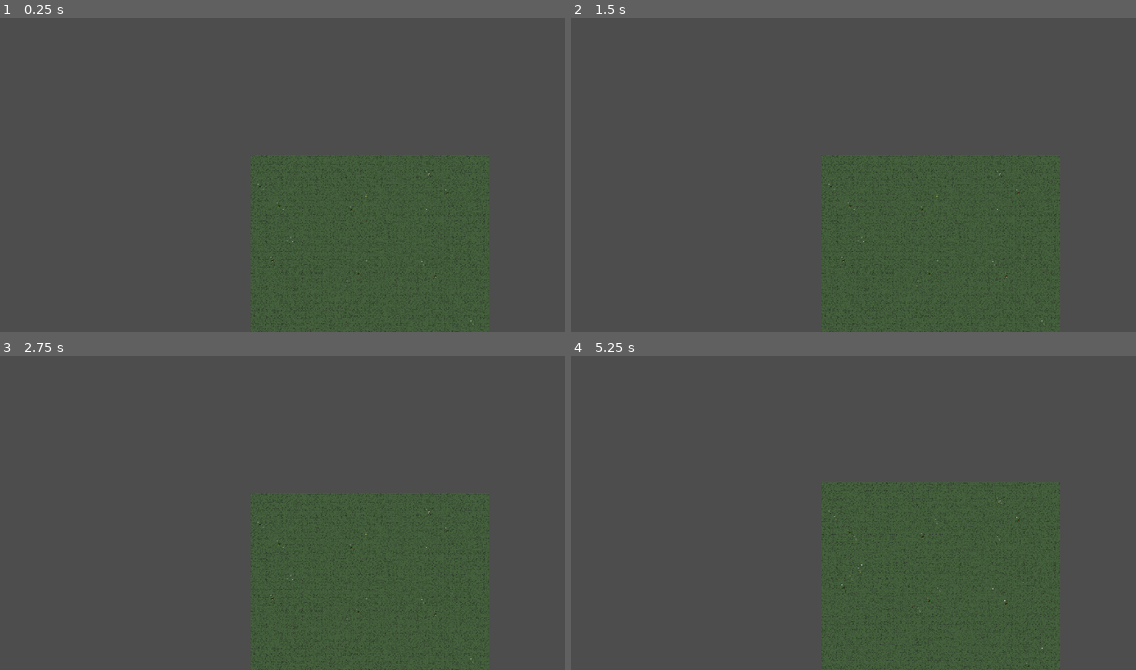
Above: before the commit, frames 1-4 (two rows, left to right).
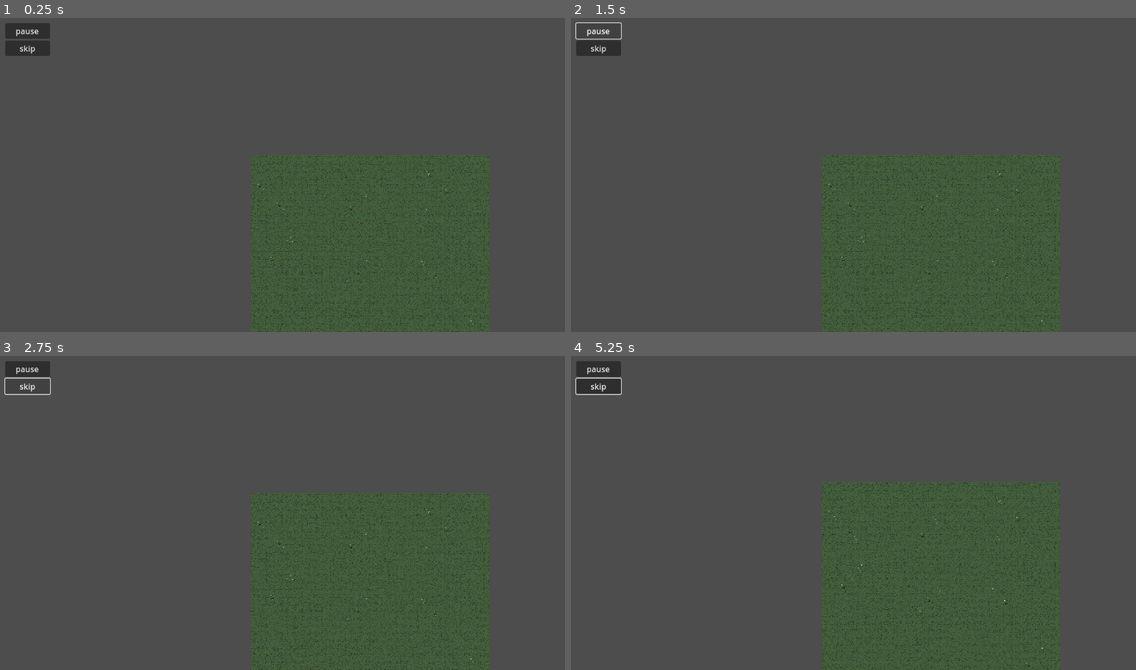
Above: after the commit, the same moments.

Repository: lewis785/ludum-dare-53
Game: Godot game, scene res://scenes/main.tscn
The game is run twice, just before and just after one commit, with the same random seed, the same clock (stepped at 60 frames per second) and the same inputs.
Inputs (mouse positions are in pixels of both pictures, inside the frame that each line leads up to):
- Up to frame 1 (0.25 s): no input
- Up to frame 2 (1.5 s): click (599, 30) at 0.5 s, where only the run after the commit has a clickable "pause"; click (599, 30) at 1.25 s, where only the run after the commit has a clickable "paused"
- Up to frame 3 (2.75 s): click (28, 387) at 2 s, where only the run after the commit has a clickable "skip"
- Up to frame 4 (5.25 s): click (599, 387) at 2.75 s, where only the run after the commit has a clickable "skip"; click (599, 387) at 3.5 s, where only the run after the commit has a clickable "skip"; tap Enter at 4.25 s; move the mouse to (847, 544) at 4.27 s; press the mouse at (847, 544) at 4.28 s; tap Space at 5 s; move the mouse to (853, 550) at 5.02 s; release the mouse at (853, 550) at 5.03 s; tap S (camera_down) at 5.1 s; click (853, 550) at 5.17 s

The runs differ from the first frame. In frame 1, 0.7% of the frame differs, in the area x 1-9%, y 1-13%; in frame 2, 0.5%; in frame 3, 0.5%; in frame 4, 0.8%, in the area x 0-87%, y 1-82%.

Commit message:
add pause button

Diff:
--- a/scenes/Camera/Camera.tscn
+++ b/scenes/Camera/Camera.tscn
@@ -1,6 +1,7 @@
-[gd_scene load_steps=2 format=3 uid="uid://sgasvpbvlp72"]
+[gd_scene load_steps=3 format=3 uid="uid://sgasvpbvlp72"]
 
 [ext_resource type="Script" path="res://scenes/Camera/camera_controller.gd" id="1_67m5s"]
+[ext_resource type="PackedScene" uid="uid://euned6naim70" path="res://scenes/menu/menu.tscn" id="2_8kdlw"]
 
 [node name="Camera" type="Node2D"]
 script = ExtResource("1_67m5s")
@@ -8,3 +9,5 @@
 [node name="Camera2D" type="Camera2D" parent="."]
 position = Vector2(-4, 0)
 zoom = Vector2(0.1, 0.1)
+
+[node name="menu" parent="Camera2D" instance=ExtResource("2_8kdlw")]
--- a/scenes/enemy/enemy.gd
+++ b/scenes/enemy/enemy.gd
@@ -33,16 +33,10 @@
 	self.damage = level
 
 	var scaled = Vector2(1,1)*max(1, log(level*level))
-	print("scale: ", scaled)
 
-	print("sprite before: ", $AnimatedSprite2D.transform)
 	$AnimatedSprite2D.transform = $AnimatedSprite2D.transform.scaled(scaled)
-	print("sprite: ", $AnimatedSprite2D.transform)
 
-
-	print("collision before: ", $CollisionShape2D.transform)
 	$CollisionShape2D.transform = $CollisionShape2D.transform.scaled(scaled)
-	print("collision: ", $CollisionShape2D.transform)
 
 
 # Called every frame. 'delta' is the elapsed time since the previous frame.
--- a/scenes/enemy/enemy.tscn
+++ b/scenes/enemy/enemy.tscn
@@ -10,19 +10,24 @@
 animations = [{
 "frames": [{
 "duration": 1.0,
-"texture": ExtResource("3_4jul0")
-}, {
-"duration": 1.0,
 "texture": ExtResource("4_m86jl")
-}, {
-"duration": 1.0,
-"texture": ExtResource("5_y1foq")
 }, {
 "duration": 1.0,
 "texture": ExtResource("6_k53qj")
 }],
 "loop": true,
-"name": &"walk",
+"name": &"walk-line",
+"speed": 5.0
+}, {
+"frames": [{
+"duration": 1.0,
+"texture": ExtResource("3_4jul0")
+}, {
+"duration": 1.0,
+"texture": ExtResource("5_y1foq")
+}],
+"loop": true,
+"name": &"walk-noline",
 "speed": 5.0
 }]
 
@@ -41,8 +46,7 @@
 texture_filter = 1
 scale = Vector2(0.2, 0.2)
 sprite_frames = SubResource("SpriteFrames_jw21e")
-animation = &"walk"
-frame_progress = 0.35947
+animation = &"walk-line"
 
 [node name="CollisionShape2D" type="CollisionShape2D" parent="."]
 light_mask = 0
--- a/scenes/main.tscn
+++ b/scenes/main.tscn
@@ -13,19 +13,24 @@
 animations = [{
 "frames": [{
 "duration": 1.0,
-"texture": ExtResource("6_jej22")
-}, {
-"duration": 1.0,
 "texture": ExtResource("7_bys8y")
-}, {
-"duration": 1.0,
-"texture": ExtResource("8_wkb1j")
 }, {
 "duration": 1.0,
 "texture": ExtResource("9_j32b6")
 }],
 "loop": true,
-"name": &"walk",
+"name": &"walk-line",
+"speed": 5.0
+}, {
+"frames": [{
+"duration": 1.0,
+"texture": ExtResource("6_jej22")
+}, {
+"duration": 1.0,
+"texture": ExtResource("8_wkb1j")
+}],
+"loop": true,
+"name": &"walk-noline",
 "speed": 5.0
 }]
 
@@ -50,13 +55,17 @@
 [node name="main" type="Node2D"]
 
 [node name="Camera" parent="." instance=ExtResource("3_0rkqj")]
+unique_name_in_owner = true
+process_mode = 3
 position = Vector2(576, 327)
 
 [node name="map" parent="." instance=ExtResource("3_eet8l")]
 unique_name_in_owner = true
+process_mode = 3
 
 [node name="spawn" parent="." instance=ExtResource("3_sy17x")]
+process_mode = 1
 position = Vector2(-3, 2)
 level = 10
-enemy_scene = SubResource("PackedScene_ek8a8")
+enemy_scene = SubResource("PackedScene_57wrg")
 scale_factor = 16
--- /dev/null
+++ b/scenes/menu/menu.gd
@@ -0,0 +1,35 @@
+extends Node2D
+
+var paused : bool
+var skipping : bool
+
+# Called when the node enters the scene tree for the first time.
+func _ready() -> void:
+	paused = false
+	get_tree().paused = false
+
+
+# Called every frame. 'delta' is the elapsed time since the previous frame.
+func _process(delta: float) -> void:
+	#var camera : Camera2D = get_parent()
+	#print(camera.position)
+	#position = camera.position
+	pass
+
+
+
+
+func _on_pause_button_button_down() -> void:
+	paused = !paused
+	get_tree().paused = paused
+
+	var text = "pause"
+	if paused:
+		text += "d"
+
+	$CanvasLayer/pause_button.text = text
+
+
+
+func _on_skip_button_button_down() -> void:
+	pass # Replace with function body.
--- /dev/null
+++ b/scenes/menu/menu.tscn
@@ -0,0 +1,36 @@
+[gd_scene load_steps=2 format=3 uid="uid://euned6naim70"]
+
+[ext_resource type="Script" path="res://scenes/menu/menu.gd" id="1_sm4jw"]
+
+[node name="menu" type="Node2D"]
+rotation = -0.0144437
+script = ExtResource("1_sm4jw")
+
+[node name="CanvasLayer" type="CanvasLayer" parent="."]
+
+[node name="pause_button" type="Button" parent="CanvasLayer"]
+visibility_layer = 524288
+z_index = 1
+anchors_preset = -1
+anchor_right = 0.0303819
+offset_left = 25.0
+offset_top = 25.0
+offset_right = 80.0
+offset_bottom = 56.0
+text = "pause"
+metadata/_edit_use_anchors_ = true
+
+[node name="skip_button" type="Button" parent="CanvasLayer"]
+visibility_layer = 524288
+z_index = 1
+anchors_preset = -1
+anchor_right = 0.0303819
+offset_left = 25.0
+offset_top = 60.0
+offset_right = 80.0
+offset_bottom = 91.0
+text = "skip"
+metadata/_edit_use_anchors_ = true
+
+[connection signal="button_down" from="CanvasLayer/pause_button" to="." method="_on_pause_button_button_down"]
+[connection signal="button_down" from="CanvasLayer/skip_button" to="." method="_on_skip_button_button_down"]
Not shown: 1 places in scenes/main.tscn that only renumber resources
